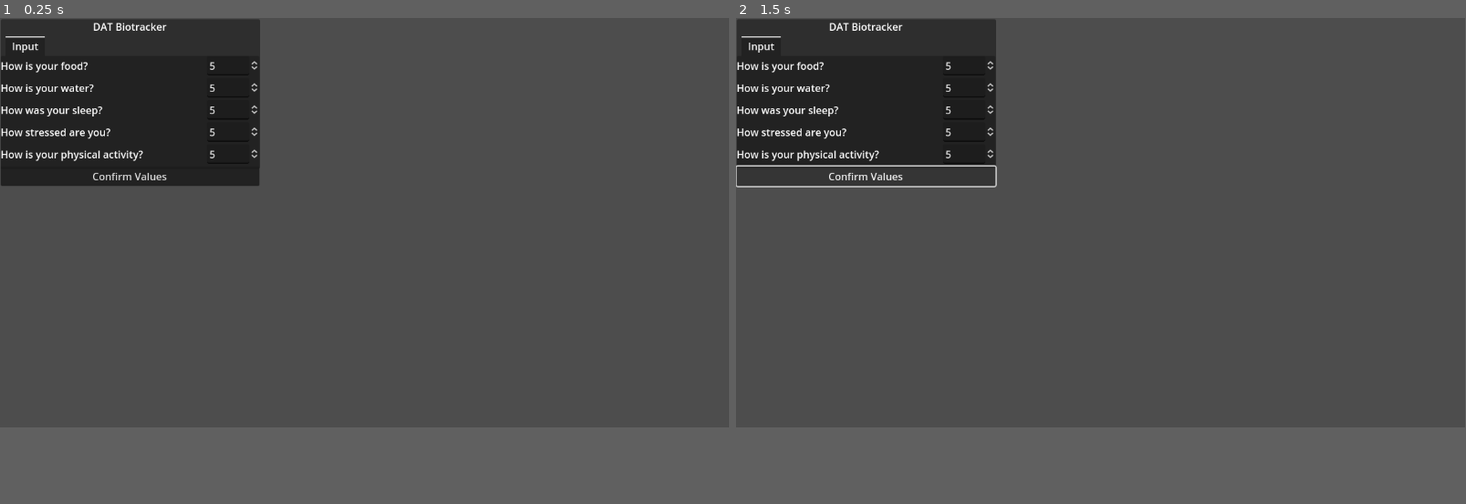
Above: before the commit, frames 1-2 (left to right).
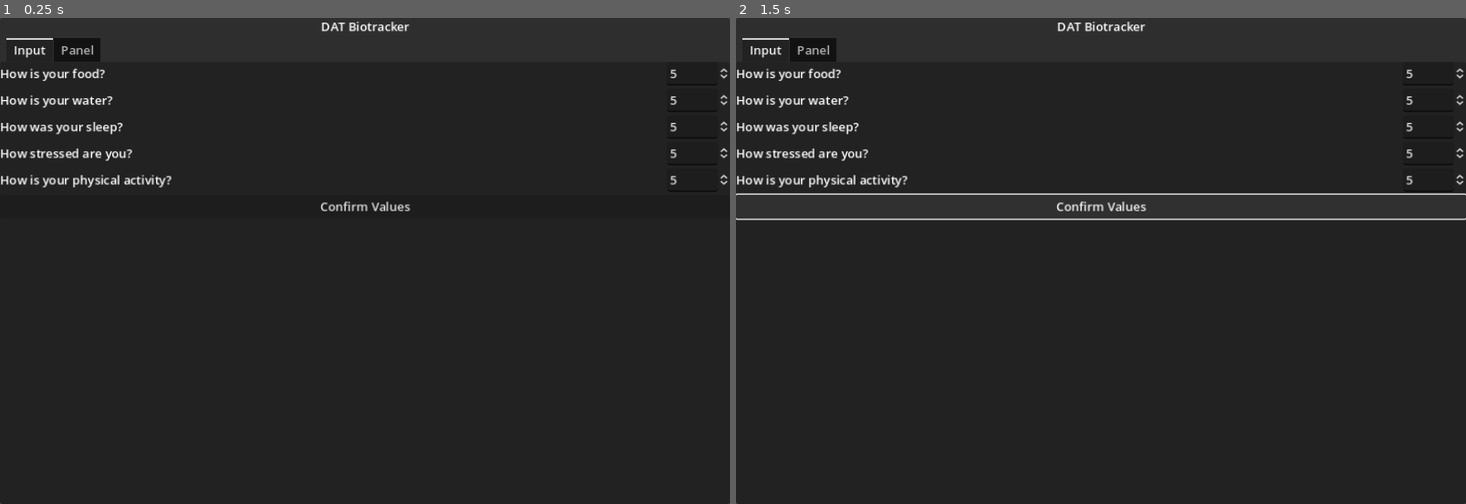
Above: after the commit, the same moments.

Repository: Thorqs/VitaPulsi
Game: Godot game, scene res://control.tscn
Same seed, same stepped clock (60 frames per second), same inputs: the game is played once before the commit and once after it.
Inputs:
- Up to frame 1 (0.25 s): no input
- Up to frame 2 (1.5 s): click "Confirm Values" at 0.5 s; click "Confirm Values" at 1.25 s
In our replay, the window is 799x449 before the commit and 800x533 after it. These sizes can differ from the game's own. Grey fills any space a smaller window leaves; there, only what the larger window draws over its background counts as a difference.

The runs differ from the first frame. In frame 1, 74% of the frame differs, in the area x 0-100%, y 0-100%; in frame 2, 74%.

Commit message:
homebrew radar start

Diff:
--- a/Input.gd
+++ b/Input.gd
@@ -1,6 +1,10 @@
 extends VBoxContainer
 
 # Called when the node enters the scene tree for the first time.
+
+var water_val: SpinBox
+var food_val: SpinBox
+
 func _ready():
 	# get the list of values objects?
 	pass
--- a/control.tscn
+++ b/control.tscn
@@ -7,22 +7,24 @@
 anchors_preset = 15
 anchor_right = 1.0
 anchor_bottom = 1.0
-offset_left = 1.0
-offset_top = 2.0
-offset_right = 1.0
-offset_bottom = 2.0
 grow_horizontal = 2
 grow_vertical = 2
 
 [node name="Panel" type="Panel" parent="."]
-layout_mode = 0
-offset_right = 410.0
-offset_bottom = 237.0
+layout_mode = 1
+anchors_preset = 15
+anchor_right = 1.0
+anchor_bottom = 1.0
+grow_horizontal = 2
+grow_vertical = 2
 
 [node name="MainVBox" type="VBoxContainer" parent="Panel"]
-layout_mode = 2
-offset_right = 409.0
-offset_bottom = 232.0
+layout_mode = 1
+anchors_preset = 15
+anchor_right = 1.0
+anchor_bottom = 1.0
+grow_horizontal = 2
+grow_vertical = 2
 
 [node name="Title" type="Label" parent="Panel/MainVBox"]
 layout_mode = 2
@@ -31,6 +33,7 @@
 
 [node name="TabContainer" type="TabContainer" parent="Panel/MainVBox"]
 layout_mode = 2
+size_flags_vertical = 3
 use_hidden_tabs_for_min_size = true
 
 [node name="Input" type="VBoxContainer" parent="Panel/MainVBox/TabContainer"]
@@ -126,4 +129,143 @@
 layout_mode = 2
 text = "Confirm Values"
 
+[node name="Panel" type="Panel" parent="Panel/MainVBox/TabContainer"]
+visible = false
+layout_mode = 2
+
+[node name="10_out" type="Polygon2D" parent="Panel/MainVBox/TabContainer/Panel"]
+position = Vector2(199, 75)
+polygon = PackedVector2Array(20, -69, -61, -18, -34, 87, 93, 89, 106, -26)
+metadata/_edit_group_ = true
+metadata/_edit_lock_ = true
+
+[node name="10_in" type="Polygon2D" parent="Panel/MainVBox/TabContainer/Panel"]
+position = Vector2(42, -39)
+color = Color(0, 0, 0, 1)
+polygon = PackedVector2Array(178, 49, 101, 98, 128, 197, 246, 200, 259, 90)
+metadata/_edit_group_ = true
+metadata/_edit_lock_ = true
+
+[node name="8_out" type="Polygon2D" parent="Panel/MainVBox/TabContainer/Panel"]
+position = Vector2(211, 65)
+polygon = PackedVector2Array(8, -35, -51, 0, -29, 80, 64, 80, 75, -3)
+metadata/_edit_group_ = true
+metadata/_edit_lock_ = true
+
+[node name="8_in" type="Polygon2D" parent="Panel/MainVBox/TabContainer/Panel"]
+position = Vector2(227, 93)
+color = Color(0, 0, 0, 1)
+polygon = PackedVector2Array(-7, -60, 51, -30, 44, 47, -42, 48, -62, -27)
+metadata/_edit_group_ = true
+metadata/_edit_lock_ = true
+
+[node name="6_out" type="Polygon2D" parent="Panel/MainVBox/TabContainer/Panel"]
+position = Vector2(43, -7)
+polygon = PackedVector2Array(178, 55, 137, 80, 155, 135, 217, 135, 223, 76)
+metadata/_edit_group_ = true
+metadata/_edit_lock_ = true
+
+[node name="6_in" type="Polygon2D" parent="Panel/MainVBox/TabContainer/Panel"]
+position = Vector2(43, -2)
+color = Color(0, 0, 0, 1)
+polygon = PackedVector2Array(178, 55, 142, 77, 158, 126, 214, 127, 218, 75)
+metadata/_edit_group_ = true
+metadata/_edit_lock_ = true
+
+[node name="4_out" type="Polygon2D" parent="Panel/MainVBox/TabContainer/Panel"]
+position = Vector2(44, 7)
+polygon = PackedVector2Array(178, 55, 150, 71, 164, 110, 204, 112, 208, 73)
+metadata/_edit_group_ = true
+metadata/_edit_lock_ = true
+
+[node name="4_in" type="Polygon2D" parent="Panel/MainVBox/TabContainer/Panel"]
+position = Vector2(59, -12)
+color = Color(0, 0, 0, 1)
+polygon = PackedVector2Array(162, 78, 139, 92, 153, 125, 184, 127, 189, 93)
+metadata/_edit_group_ = true
+metadata/_edit_lock_ = true
+
+[node name="2_out" type="Polygon2D" parent="Panel/MainVBox/TabContainer/Panel"]
+position = Vector2(37, -10)
+polygon = PackedVector2Array(184, 84, 169, 91, 181, 118, 203, 120, 204, 95)
+metadata/_edit_group_ = true
+metadata/_edit_lock_ = true
+
+[node name="2_in" type="Polygon2D" parent="Panel/MainVBox/TabContainer/Panel"]
+position = Vector2(36, -12)
+color = Color(0, 0, 0, 1)
+polygon = PackedVector2Array(185, 90, 173, 94, 184, 118, 202, 120, 202, 99)
+metadata/_edit_group_ = true
+metadata/_edit_lock_ = true
+
+[node name="Food_quad" type="Polygon2D" parent="Panel/MainVBox/TabContainer/Panel"]
+position = Vector2(229, 20)
+color = Color(0, 1, 0, 0.501961)
+invert_border = 0.1
+polygon = PackedVector2Array(-9, -9, 25, 15, -3, 76, -29, 37)
+
+[node name="Water_quad" type="Polygon2D" parent="Panel/MainVBox/TabContainer/Panel"]
+position = Vector2(57, 20)
+color = Color(0, 1, 1, 0.501961)
+polygon = PackedVector2Array(196, 15, 169, 73, 202, 76, 228, 42)
+
+[node name="Sleep_quad" type="Polygon2D" parent="Panel/MainVBox/TabContainer/Panel"]
+position = Vector2(44, 34)
+color = Color(0.870588, 0.337255, 0.980392, 0.501961)
+polygon = PackedVector2Array(215, 62, 183, 59, 185, 75, 205, 84)
+
+[node name="Stress_quad" type="Polygon2D" parent="Panel/MainVBox/TabContainer/Panel"]
+position = Vector2(2, 1)
+color = Color(1, 0, 0, 0.501961)
+polygon = PackedVector2Array(225, 94, 227, 109, 219, 104, 210, 99)
+
+[node name="Activity_quad" type="Polygon2D" parent="Panel/MainVBox/TabContainer/Panel"]
+position = Vector2(-5, -5)
+color = Color(1, 1, 0, 0.501961)
+polygon = PackedVector2Array(205, 61, 200, 83, 216, 105, 230, 100)
+
+[node name="VBoxContainer" type="VBoxContainer" parent="Panel/MainVBox/TabContainer/Panel"]
+layout_mode = 1
+anchors_preset = 5
+anchor_left = 0.5
+anchor_right = 0.5
+offset_left = -20.0
+offset_right = 20.0
+offset_bottom = 40.0
+grow_horizontal = 2
+
+[node name="10" type="Label" parent="Panel/MainVBox/TabContainer/Panel/VBoxContainer"]
+layout_mode = 2
+text = "10
+"
+horizontal_alignment = 1
+vertical_alignment = 1
+
+[node name="8" type="Label" parent="Panel/MainVBox/TabContainer/Panel/VBoxContainer"]
+layout_mode = 2
+text = "8
+"
+horizontal_alignment = 1
+vertical_alignment = 1
+
+[node name="6" type="Label" parent="Panel/MainVBox/TabContainer/Panel/VBoxContainer"]
+layout_mode = 2
+text = "6
+"
+horizontal_alignment = 1
+vertical_alignment = 1
+
+[node name="4" type="Label" parent="Panel/MainVBox/TabContainer/Panel/VBoxContainer"]
+layout_mode = 2
+text = "4"
+horizontal_alignment = 1
+vertical_alignment = 1
+
+[node name="2" type="Label" parent="Panel/MainVBox/TabContainer/Panel/VBoxContainer"]
+layout_mode = 2
+text = "2
+"
+horizontal_alignment = 1
+vertical_alignment = 1
+
 [connection signal="pressed" from="Panel/MainVBox/TabContainer/Input/Input_Button" to="Panel/MainVBox/TabContainer/Input" method="_on_input_button_pressed"]
--- a/project.godot
+++ b/project.godot
@@ -13,7 +13,17 @@
 config/name="Biotracker"
 run/main_scene="res://control.tscn"
 config/features=PackedStringArray("4.1", "GL Compatibility")
-config/icon="res://icon.svg"
+
+[display]
+
+window/size/viewport_width=960
+window/size/viewport_height=640
+window/stretch/mode="canvas_items"
+window/stretch/aspect="expand"
+
+[editor_plugins]
+
+enabled=PackedStringArray()
 
 [rendering]
 
Not shown, changed: icon.svg.import
